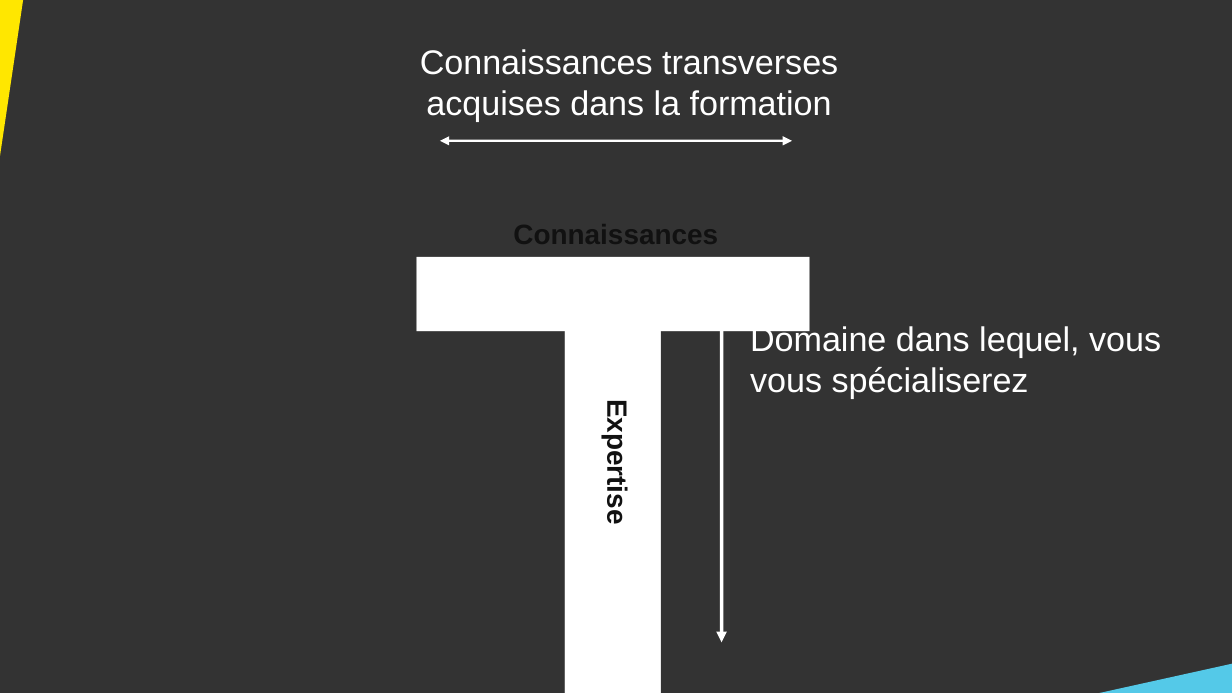
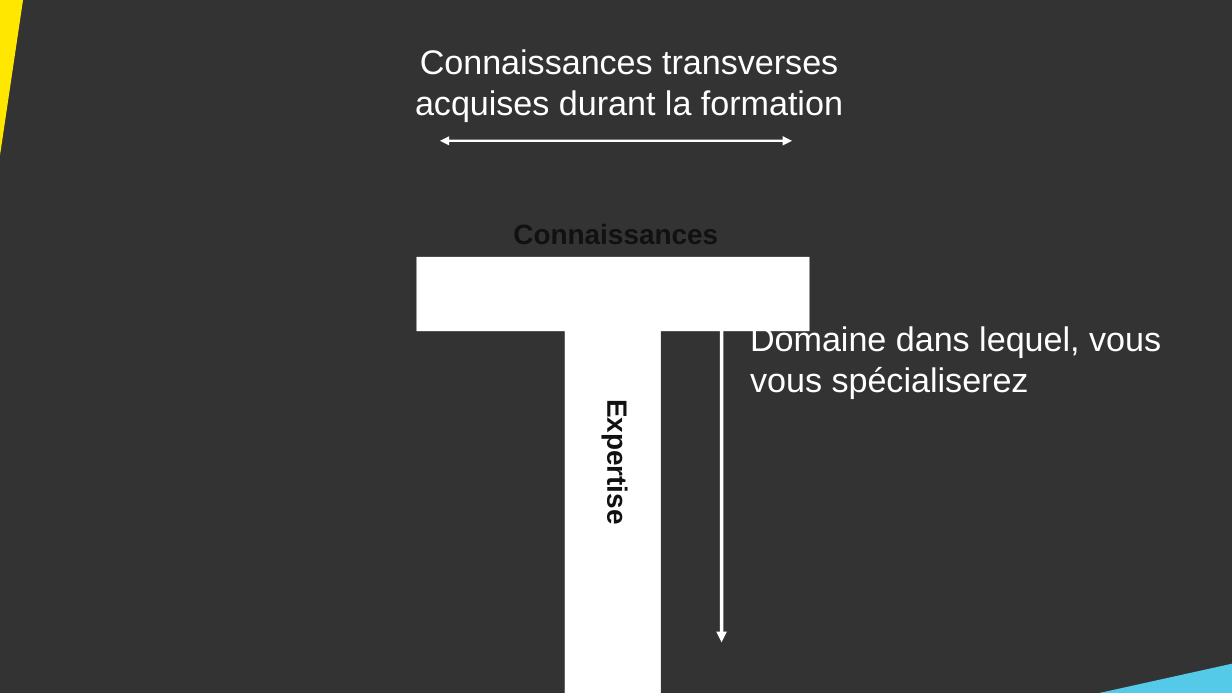
Before and after one commit to DanYellow/cours, a slide deck: slide 13 of presentation-formation-mmi/presentation.odp (slide 11 before the commit). Drawn at 1232x693 pixels with LibreOffice and Linux fonts; fonts in the diff are those of the drawing. Boxes give left, top, right and bottom in pixels: in the first picture for what was removed or moved away, otherwise in the second. Text is boxed around its words. In the diff, an @@ line names an element or a change of style, - is before the commit and + after.

```diff
--- a/presentation-formation-mmi/presentation.odp
+++ b/presentation-formation-mmi/presentation.odp
@@ text at [415, 49, 843, 122]: text changed @@
-Connaissances transverses acquises dans la formation
+Connaissances transverses acquises durant la formation
```
Also in this commit, not shown: 7 other slides changed, 4 slides added, 1 slide removed, 1 other file.
